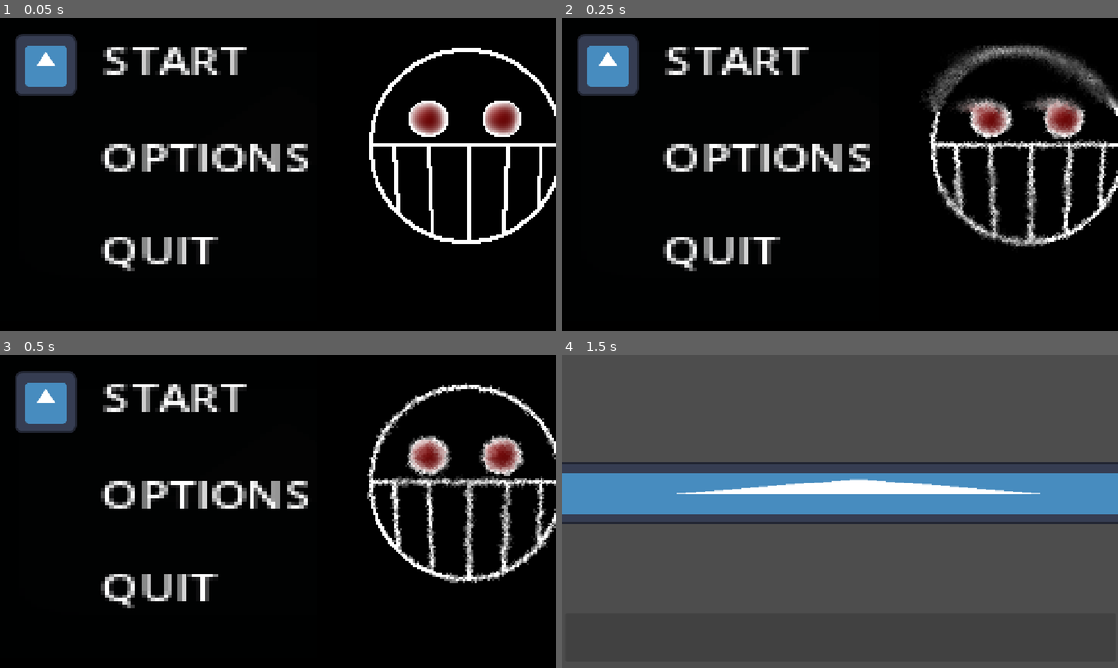
Above: before the commit, frames 1-4 (two rows, left to right).
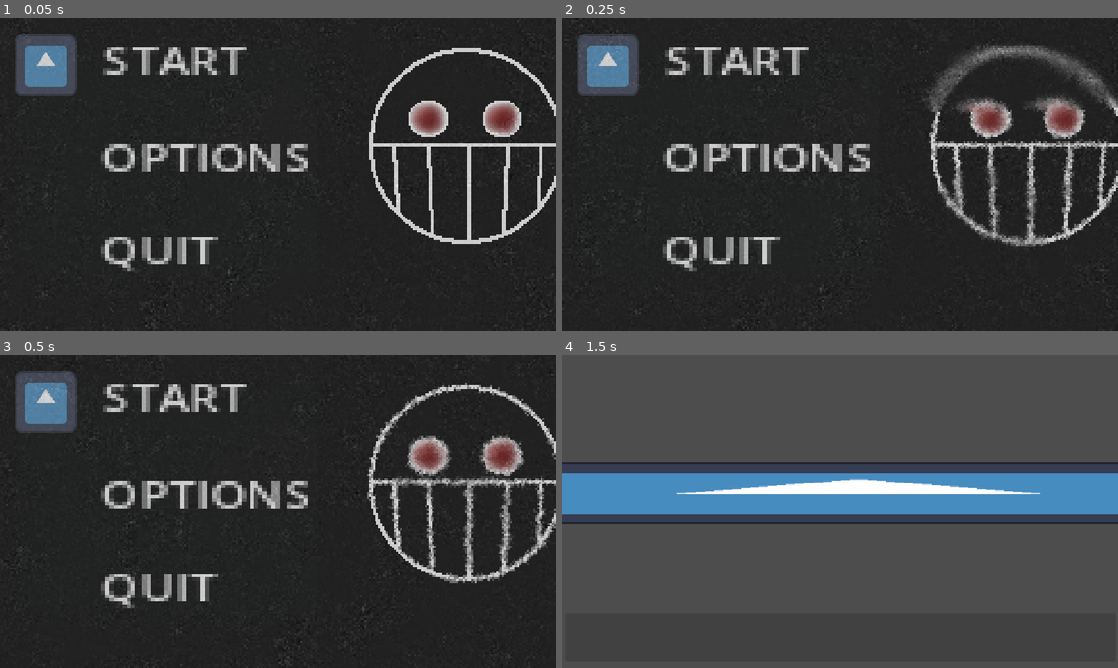
Above: after the commit, the same moments.

Repository: Ranger-Yev/project_sequence
Game: Godot game, scene res://game_big.tscn
The game is run twice, just before and just after one commit, with the same random seed, the same clock (stepped at 60 frames per second) and the same inputs. The engine's default icon, where the game draws it, is replaced by a stand-in: a white triangle on a blue panel in a dark square.
Inputs (mouse positions are in pixels of both pictures, inside the frame that each line leads up to):
- Up to frame 1 (0.05 s): no input
- Up to frame 2 (0.25 s): no input
- Up to frame 3 (0.5 s): no input
- Up to frame 4 (1.5 s): tap Enter (ui_accept) at 0.5, 0.77 s; move the mouse to (962, 495) at 0.52 s; hold Right (ui_right) 0.53-1.25 s; tap Mouse wheel down (Scroll_Down) at 0.6 s; click (895, 642) at 1.25 s

The runs differ from the first frame. In frame 1, 96% of the frame differs, in the area x 0-100%, y 0-100%; in frame 2, 91%; in frame 3, 93%; in frame 4, nothing differs.

Commit message:
Made a basic CPU 'Static' effect for game. Might redo as a shader later to (maybe) safe some performance, I don't know.

Diff:
--- a/Scripts/start_screen.gd
+++ b/Scripts/start_screen.gd
@@ -1,10 +1,13 @@
 extends Node2D
 
-
+@onready var static_effect = $static
 @onready var icon = $Icon
 @onready var m1 = $M1
 @onready var m2 = $M2
 @onready var m3 = $M3
+
+var frame_count = 0
+
 # Called when the node enters the scene tree for the first time.
 func _ready() -> void:
 	icon.position = m1.position
@@ -41,6 +44,16 @@
 		else: queue_free()
 
 	pass
+	frame_count += 1
+	if frame_count % 5 == 0 and frame_count != 0:
+		frame_count = 0
+		static_effect.global_position.x += 10 * randf_range(1, 10)
+		static_effect.global_position.y += 10 * randf_range(1, 4)
+	if static_effect.global_position.x > 500:
+		static_effect.global_position.x = 0
+	if static_effect.global_position.y > 125:
+		static_effect.global_position.y = 0
+
 
 
 func _on_special_timer_timeout() -> void:
--- a/shader_text.tres
+++ b/shader_text.tres
@@ -1,27 +1,33 @@
 [gd_resource type="VisualShader" format=3 uid="uid://jlnib626bcej"]
 
-[sub_resource type="VisualShaderNodeInput" id="VisualShaderNodeInput_mlsl8"]
-input_name = "time"
+[ext_resource type="Texture2D" uid="uid://dle08ewar5v24" path="res://Art/Textures/pentagon.png" id="1_xg4tk"]
 
-[sub_resource type="VisualShaderNodeVectorCompose" id="VisualShaderNodeVectorCompose_638sw"]
+[sub_resource type="VisualShaderNodeTexture" id="VisualShaderNodeTexture_mlsl8"]
+expanded_output_ports = [0]
+texture = ExtResource("1_xg4tk")
 
-[sub_resource type="VisualShaderNodeInput" id="VisualShaderNodeInput_mfsvm"]
-expanded_output_ports = [0]
-input_name = "color"
+[sub_resource type="VisualShaderNodeFloatFunc" id="VisualShaderNodeFloatFunc_mfsvm"]
+function = 31
 
-[sub_resource type="VisualShaderNodeClamp" id="VisualShaderNodeClamp_638sw"]
-default_input_values = [0, 0.0, 1, 0.2, 2, 1.0]
+[sub_resource type="FastNoiseLite" id="FastNoiseLite_mlsl8"]
+noise_type = 3
+frequency = 0.2866
+offset = Vector3(1000, 0, 0)
+
+[sub_resource type="NoiseTexture2D" id="NoiseTexture2D_xg4tk"]
+noise = SubResource("FastNoiseLite_mlsl8")
+
+[sub_resource type="VisualShaderNodeTexture" id="VisualShaderNodeTexture_hgb26"]
+texture = SubResource("NoiseTexture2D_xg4tk")
 
 [resource]
 mode = 1
 flags/light_only = false
-nodes/fragment/0/position = Vector2(-43.523308, -53.49989)
-nodes/fragment/5/node = SubResource("VisualShaderNodeInput_mlsl8")
-nodes/fragment/5/position = Vector2(-1248, -224)
-nodes/fragment/6/node = SubResource("VisualShaderNodeVectorCompose_638sw")
-nodes/fragment/6/position = Vector2(-274.00134, -78.9563)
-nodes/fragment/8/node = SubResource("VisualShaderNodeInput_mfsvm")
-nodes/fragment/8/position = Vector2(-1134.0828, -18.232254)
-nodes/fragment/9/node = SubResource("VisualShaderNodeClamp_638sw")
-nodes/fragment/9/position = Vector2(-568.8231, 17.162045)
-nodes/fragment/connections = PackedInt32Array(6, 0, 0, 0, 8, 2, 6, 1, 8, 1, 6, 0, 5, 0, 9, 0, 8, 3, 9, 2, 9, 0, 6, 2)
+nodes/fragment/0/position = Vector2(-327.7497, -40.314148)
+nodes/fragment/3/node = SubResource("VisualShaderNodeTexture_mlsl8")
+nodes/fragment/3/position = Vector2(-926.3561, -90.25611)
+nodes/fragment/4/node = SubResource("VisualShaderNodeFloatFunc_mfsvm")
+nodes/fragment/4/position = Vector2(-605.74054, 18.021128)
+nodes/fragment/5/node = SubResource("VisualShaderNodeTexture_hgb26")
+nodes/fragment/5/position = Vector2(-946.7116, 347.03882)
+nodes/fragment/connections = PackedInt32Array(3, 0, 4, 0, 4, 0, 0, 1)
--- a/start_screen.tscn
+++ b/start_screen.tscn
@@ -3,6 +3,7 @@
 [ext_resource type="Script" uid="uid://b26um1er6nsa" path="res://Scripts/start_screen.gd" id="1_pevhg"]
 [ext_resource type="Texture2D" uid="uid://cul8kjp32rhnw" path="res://Art/icon.svg" id="2_afy8x"]
 [ext_resource type="Texture2D" uid="uid://doc1uwjdp8v3a" path="res://Art/Sprite-0001.png" id="3_afy8x"]
+[ext_resource type="PackedScene" uid="uid://p50x5rp412vk" path="res://static.tscn" id="4_k1na2"]
 
 [node name="Start Screen" type="Node2D" unique_id=457463805]
 scale = Vector2(0.9999999, 1)
@@ -68,4 +69,10 @@
 wait_time = 0.1
 autostart = true
 
+[node name="static" parent="." unique_id=796818655 instance=ExtResource("4_k1na2")]
+modulate = Color(1, 1, 1, 0.32941177)
+position = Vector2(805.0001, 398)
+scale = Vector2(4, 4)
+script = null
+
 [connection signal="timeout" from="Special timer" to="." method="_on_special_timer_timeout"]
--- /dev/null
+++ b/static.tscn
@@ -0,0 +1,25 @@
+[gd_scene format=3 uid="uid://p50x5rp412vk"]
+
+[sub_resource type="FastNoiseLite" id="FastNoiseLite_5lc62"]
+noise_type = 3
+seed = 593
+frequency = 0.0262
+fractal_lacunarity = 2.535
+fractal_gain = 4.945
+fractal_weighted_strength = 1.0
+fractal_ping_pong_strength = 0.255
+domain_warp_enabled = true
+
+[sub_resource type="NoiseTexture2D" id="NoiseTexture2D_s37yc"]
+width = 2000
+height = 670
+noise = SubResource("FastNoiseLite_5lc62")
+seamless = true
+seamless_blend_skirt = 1.0
+
+[sub_resource type="GDScript" id="GDScript_ciqt2"]
+
+[node name="static" type="Sprite2D" unique_id=796818655]
+modulate = Color(1, 1, 1, 0.17254902)
+texture = SubResource("NoiseTexture2D_s37yc")
+script = SubResource("GDScript_ciqt2")
Renamed: Art/checker_board.png -> Art/Textures/checker_board.png
Not shown, changed: Art/Textures/checker_board.png.import
Renamed: Art/pentagon.png -> Art/Textures/pentagon.png
Not shown, changed: Art/Textures/pentagon.png.import
